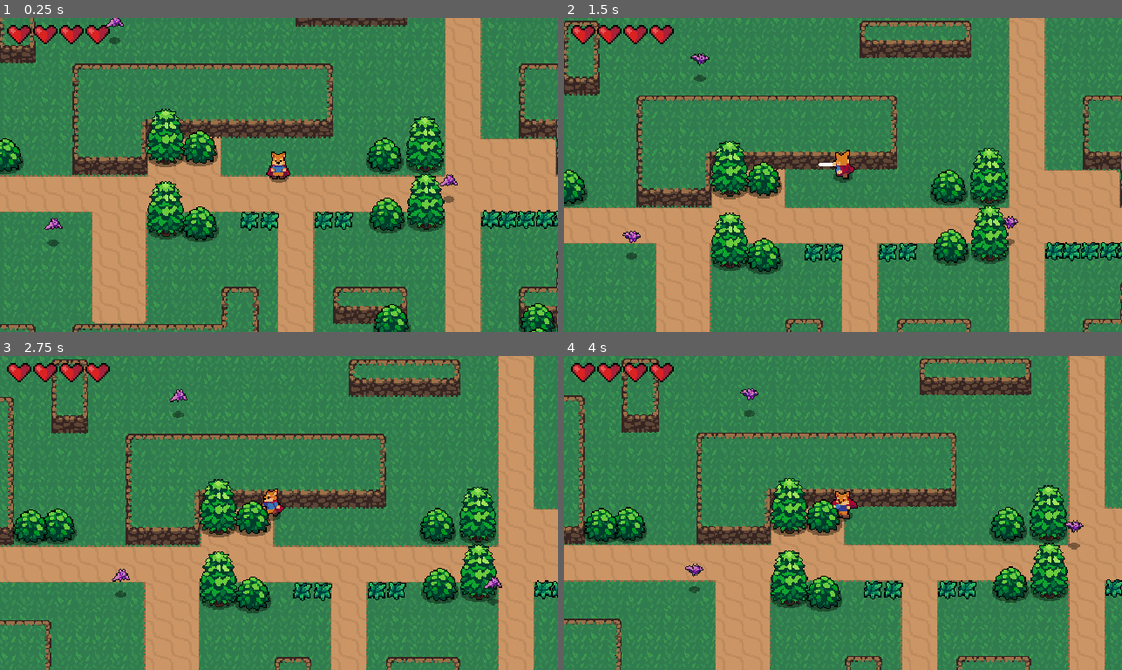
Above: before the commit, frames 1-4 (two rows, left to right).
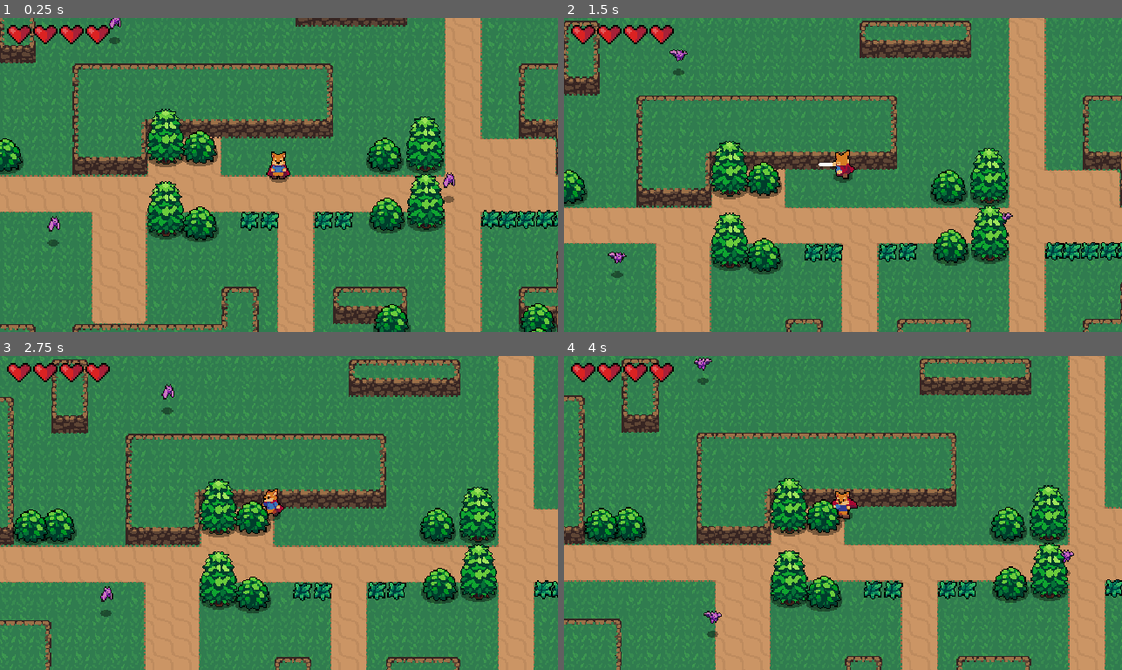
Above: after the commit, the same moments.

Repository: Firet/2d-action-rpg
Game: Godot game, scene res://World.tscn
Two runs of this game, one before a commit and one after it. Both use one fixed random seed, a clock stepped at 60 frames per second and the inputs below.
Inputs:
- Up to frame 1 (0.25 s): no input
- Up to frame 2 (1.5 s): hold Up (ui_up) from 0.53 s (still down); tap X (roll) at 0.6 s; tap J (attack) at 1.35 s
- Up to frame 3 (2.75 s): tap X (roll) at 1.55, 2.1 s; release Up (ui_up) at 2.03 s; hold Left (ui_left) from 2.03 s (still down)
- Up to frame 4 (4 s): tap X (roll) at 2.85, 3.8 s; release Left (ui_left) at 3.53 s; hold Down (ui_down) from 3.53 s (still down); tap J (attack) at 3.6 s

The runs differ from the first frame. In frame 1, 0.2% of the frame differs, in the area x 7-83%, y 0-69%; in frame 2, 0.5%; in frame 3, 0.5%; in frame 4, 0.6%, in the area x 21-94%, y 0-90%.

Commit message:
Fix erratic moving around to relative position in wander state

Diff:
--- a/Enemies/Bat.gd
+++ b/Enemies/Bat.gd
@@ -7,6 +7,9 @@
 # Bat has low friction because it's in the air,
 # 200 is a low number compared to the player's friction
 export var FRICTION = 200
+# This is a variable that avoid moving around the point
+# trying to be in the exact position. It has to be close to 0
+export var WANDER_TARGET_RANGE = 4
 
 enum {
 	IDLE,
@@ -17,6 +20,7 @@
 var knockback = Vector2.ZERO
 
 # This is the initial state
+# is reassigned in _ready()
 var state = CHASE
 
 onready var sprite = $AnimatedSprite
@@ -26,6 +30,9 @@
 onready var softCollision = $SoftCollision
 onready var wanderController = $WanderController
 
+func _ready():
+	pick_random_state([IDLE, WANDER])
+
 func _physics_process(delta):
 	knockback = knockback.move_toward(Vector2.ZERO, FRICTION * delta)
 	knockback = move_and_slide(knockback)
@@ -34,39 +41,46 @@
 		IDLE:
 			velocity = velocity.move_toward(Vector2.ZERO, FRICTION * delta)
 			seek_player()
-
 			if wanderController.get_time_left() == 0:
-				state = pick_random_state([IDLE, WANDER])
-				# Add a timer with a random number between 1 and 3
-				wanderController.start_wander_timer(rand_range(1,3))
+				update_wander()
 
 		WANDER:
 			seek_player()
 			if wanderController.get_time_left() == 0:
-				state = pick_random_state([IDLE, WANDER])
-				# Add a timer with a random number between 1 and 3
-				wanderController.start_wander_timer(rand_range(1,3))
-			var direction = global_position.direction_to(wanderController.target_position)
-			velocity = velocity.move_toward(direction * MAX_SPEED, ACCELERATION * delta)
+				update_wander()
+
+			accelerate_towards_point(wanderController.target_position, delta)
+
+			# This is a fix to bat moving around the relative point and not stay completely quiet
+			if global_position.distance_to(wanderController.target_position) <= WANDER_TARGET_RANGE:
+				update_wander()
 
 		CHASE:
 			var player = playerDetectionZone.player
 			if player != null:
-				var direction = global_position.direction_to(player.global_position)
-				velocity = velocity.move_toward(direction * MAX_SPEED, ACCELERATION * delta)
+				accelerate_towards_point(player.global_position, delta)
 			else:
 				state = IDLE
-			sprite.flip_h = velocity.x < 0
 
 	# 400 is some value that push each bat that overlaps other soft collision area
 	if softCollision.is_colliding():
 		velocity += softCollision.get_push_vector() * delta * 400
+	velocity = move_and_slide(velocity)
 
-	velocity = move_and_slide(velocity)
+func accelerate_towards_point(point, delta):
+	var direction = global_position.direction_to(point)
+	velocity = velocity.move_toward(direction * MAX_SPEED, ACCELERATION * delta)
+	# Sprite point to the direction it's moving
+	sprite.flip_h = velocity.x < 0
 
 func seek_player():
 	if playerDetectionZone.can_see_player():
 		state = CHASE
+
+func update_wander():
+	state = pick_random_state([IDLE, WANDER])
+	# Add a timer with a random number between 1 and 3
+	wanderController.start_wander_timer(rand_range(1,3))
 
 # state_list is an array
 func pick_random_state(state_list):
--- a/Enemies/Bat.tscn
+++ b/Enemies/Bat.tscn
@@ -61,7 +61,7 @@
 [node name="AnimatedSprite" type="AnimatedSprite" parent="."]
 frames = SubResource( 6 )
 animation = "Fly"
-frame = 3
+frame = 4
 playing = true
 offset = Vector2( 0, -12 )
 
--- a/Enemies/WanderController.gd
+++ b/Enemies/WanderController.gd
@@ -9,6 +9,9 @@
 onready var start_position = global_position
 onready var target_position = global_position
 onready var timer = $Timer
+
+func _ready():
+	update_target_position()
 
 func update_target_position():
 	var target_vector = Vector2(rand_range(-wander_range, wander_range), rand_range(-wander_range, wander_range))
--- a/Player/Player.gd
+++ b/Player/Player.gd
@@ -28,6 +28,11 @@
 onready var hurtbox = $Hurtbox
 
 func _ready():
+	# Randomize could be anywhere in the project
+	# it helps to make seeds random
+	# for example makes the bats moves anywhere from game to game
+	randomize()
+
 	# Connect player to "no health" signal if its succeed then remove player
 	self.stats.connect("no_health", self, "queue_free")
 	animationTree.active = true
